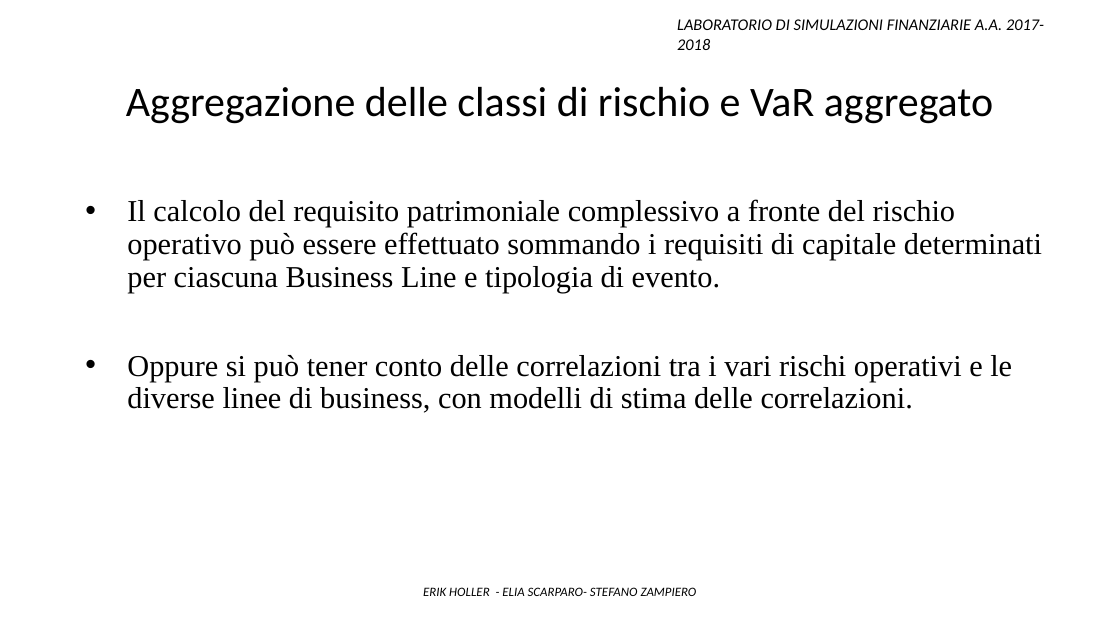
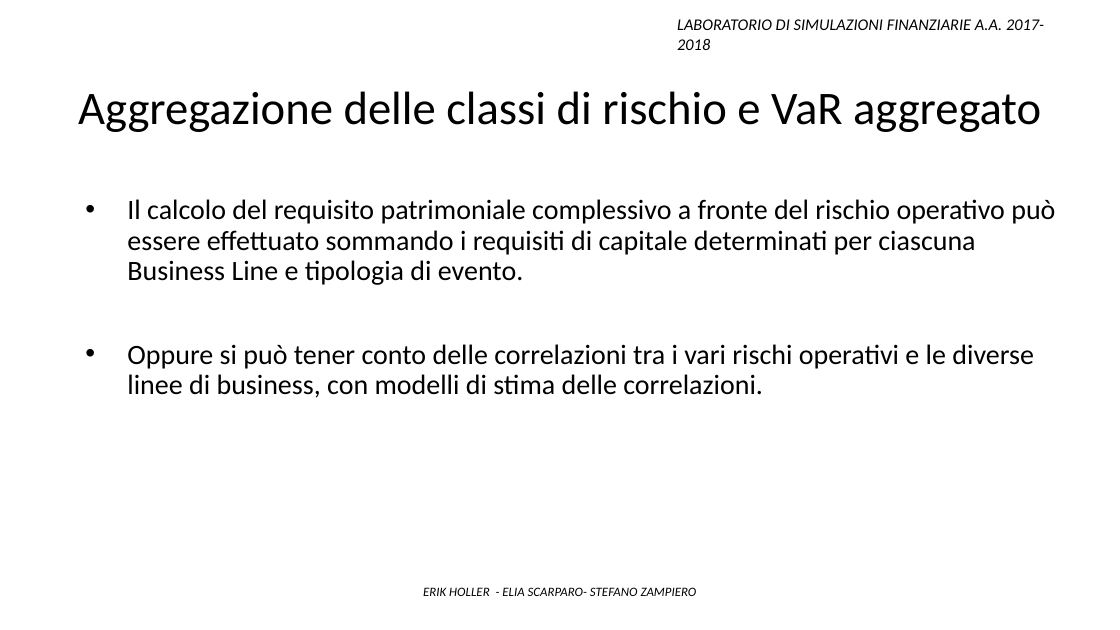
Before and after one commit to Stegirsanov/Laboratorio-di-simulazioni-finanziarie-project, a slide deck: slide 21 of Presentazione ppt/Presentazione_finale.pptx. Drawn at 1120x630 pixels with LibreOffice and Linux fonts; fonts in the diff are those of the drawing. Boxes give left, top, right and bottom in pixels: in the first picture for what was removed or moved away, otherwise in the second. Text is boxed around its words. In the diff, an @@ line names an element or a change of style, - is before the commit and + after.

```diff
--- a/Presentazione ppt/Presentazione_finale.pptx
+++ b/Presentazione ppt/Presentazione_finale.pptx
@@ text "Aggregazione delle classi di rischio ...": place and size @@
-text "Aggregazione delle classi di rischio ..." at bbox=[126, 87, 993, 124]
+text "Aggregazione delle classi di rischio ..." at bbox=[78, 91, 1041, 132]
@@ text "Aggregazione delle classi di rischio ..." at bbox=[78, 91, 1041, 132]: size 36 to 40 pt @@
@@ text "Il calcolo del requisito patrimoniale ..." at bbox=[127, 199, 1055, 398]: size 26 to 24 pt, font Times New Roman to Calibri @@
```
Also in this commit, not shown: 12 other slides changed, 3 slides added, 1 other file.
